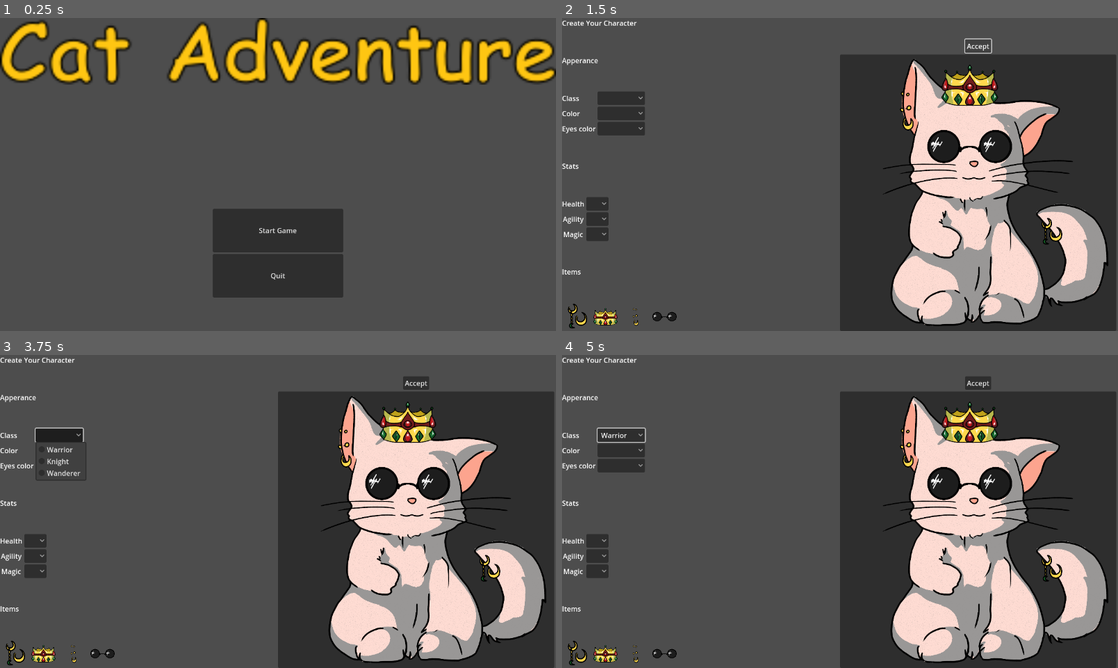
Above: before the commit, frames 1-4 (two rows, left to right).
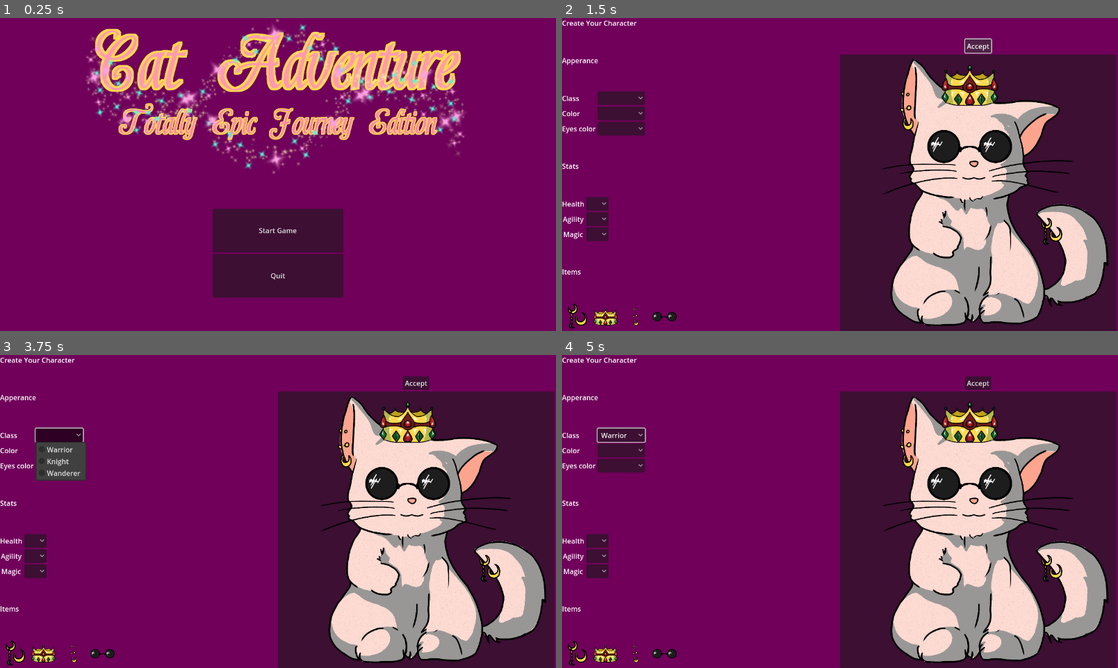
Above: after the commit, the same moments.

Repository: CommonParrot/MiniJam-Cat-Selection-Adventure
Game: Godot game, scene res://Screens/title_screen.tscn
The game is run twice, just before and just after one commit, with the same random seed, the same clock (stepped at 60 frames per second) and the same inputs.
Inputs (mouse positions are in pixels of both pictures, inside the frame that each line leads up to):
- Up to frame 1 (0.25 s): no input
- Up to frame 2 (1.5 s): click "Start Game" at 0.5 s; click "Accept" at 1.25 s
- Up to frame 3 (3.75 s): click "Accept" at 2 s; click "Accept" at 2.75 s; click (61, 436) at 3.5 s
- Up to frame 4 (5 s): click (623, 448) at 4.25 s

The runs differ from the first frame. In frame 1, 100% of the frame differs, in the area x 0-100%, y 0-100%; in frame 2, 79%; in frame 3, 78%; in frame 4, 79%.

Commit message:
style

Diff:
--- a/Screens/End.tscn
+++ b/Screens/End.tscn
@@ -1,6 +1,46 @@
-[gd_scene load_steps=2 format=3 uid="uid://50p4hd4vmv76"]
+[gd_scene load_steps=7 format=3 uid="uid://c0l8xgc8ofhde"]
 
 [ext_resource type="Script" path="res://Scripts/CreditsScrollController.gd" id="1_wncqj"]
+[ext_resource type="Texture2D" uid="uid://b2rqy4u21y5d4" path="res://images/Concept_Art.png" id="2_8q6cu"]
+[ext_resource type="Texture2D" uid="uid://csa1tvse5mty6" path="res://images/Loading.png" id="2_sdt7b"]
+
+[sub_resource type="Animation" id="Animation_ajpmq"]
+resource_name = "Loading"
+length = 3.0
+loop_mode = 1
+tracks/0/type = "value"
+tracks/0/imported = false
+tracks/0/enabled = true
+tracks/0/path = NodePath("Loading:position")
+tracks/0/interp = 1
+tracks/0/loop_wrap = true
+tracks/0/keys = {
+"times": PackedFloat32Array(0, 1.5),
+"transitions": PackedFloat32Array(1, 1),
+"update": 0,
+"values": [Vector2(679, 373), Vector2(679, 383)]
+}
+
+[sub_resource type="Animation" id="Animation_2e08c"]
+length = 0.001
+tracks/0/type = "value"
+tracks/0/imported = false
+tracks/0/enabled = true
+tracks/0/path = NodePath("Loading:position")
+tracks/0/interp = 1
+tracks/0/loop_wrap = true
+tracks/0/keys = {
+"times": PackedFloat32Array(0),
+"transitions": PackedFloat32Array(1),
+"update": 0,
+"values": [Vector2(679, 373)]
+}
+
+[sub_resource type="AnimationLibrary" id="AnimationLibrary_omxpw"]
+_data = {
+"Loading": SubResource("Animation_ajpmq"),
+"RESET": SubResource("Animation_2e08c")
+}
 
 [node name="End" type="Control"]
 layout_mode = 3
@@ -11,6 +51,7 @@
 grow_vertical = 2
 
 [node name="ColorRect" type="ColorRect" parent="."]
+visible = false
 layout_mode = 1
 anchors_preset = 15
 anchor_right = 1.0
@@ -20,11 +61,12 @@
 color = Color(0, 0, 0, 1)
 
 [node name="RichTextLabel" type="RichTextLabel" parent="."]
+visible = false
 layout_mode = 0
-offset_left = 380.0
-offset_top = 33.0
-offset_right = 777.0
-offset_bottom = 907.0
+offset_left = 46.0
+offset_top = 737.0
+offset_right = 443.0
+offset_bottom = 1611.0
 scale = Vector2(1.5, 1.5)
 text = "Thank you for playing!
 
@@ -74,3 +116,19 @@
 creditsPath = NodePath("../RichTextLabel")
 containerPath = NodePath("../ColorRect")
 speed = 75.0
+
+[node name="ConceptArt" type="Sprite2D" parent="."]
+position = Vector2(666, 392)
+scale = Vector2(0.357368, 0.357368)
+texture = ExtResource("2_8q6cu")
+
+[node name="Loading" type="Sprite2D" parent="."]
+position = Vector2(679, 373)
+scale = Vector2(0.37075, 0.37075)
+texture = ExtResource("2_sdt7b")
+
+[node name="AnimationPlayer" type="AnimationPlayer" parent="."]
+libraries = {
+"": SubResource("AnimationLibrary_omxpw")
+}
+autoplay = "Loading"
--- a/Screens/title_screen.tscn
+++ b/Screens/title_screen.tscn
@@ -1,6 +1,6 @@
 [gd_scene load_steps=3 format=3 uid="uid://cujg2taxym4y6"]
 
-[ext_resource type="Texture2D" uid="uid://bimfyca1glhkp" path="res://images/cat-adventure.png" id="1_x0evj"]
+[ext_resource type="Texture2D" uid="uid://cy1m52dlfy8iu" path="res://images/Title.png" id="1_3tb81"]
 [ext_resource type="Script" path="res://Scripts/SceneController.gd" id="2_87ewx"]
 
 [node name="TitleScreen" type="Control"]
@@ -22,9 +22,9 @@
 [node name="TextureRect" type="TextureRect" parent="VBoxContainer2"]
 layout_mode = 2
 size_flags_vertical = 3
-texture = ExtResource("1_x0evj")
+texture = ExtResource("1_3tb81")
 expand_mode = 2
-stretch_mode = 4
+stretch_mode = 5
 
 [node name="VBoxContainer" type="VBoxContainer" parent="VBoxContainer2"]
 layout_mode = 2
--- a/project.godot
+++ b/project.godot
@@ -23,3 +23,7 @@
 
 window/size/viewport_width=1280
 window/size/viewport_height=720
+
+[rendering]
+
+environment/defaults/default_clear_color=Color(0.439216, 0, 0.352941, 1)
Binary file added: images/Accept.png
Not shown, added: images/Accept.png.import
Binary file added: images/Concept_Art.png
Not shown, added: images/Concept_Art.png.import
Binary file added: images/Loading.png
Not shown, added: images/Loading.png.import
Binary file added: images/Title.png
Not shown, added: images/Title.png.import
Not shown, added: images/Title.png~
